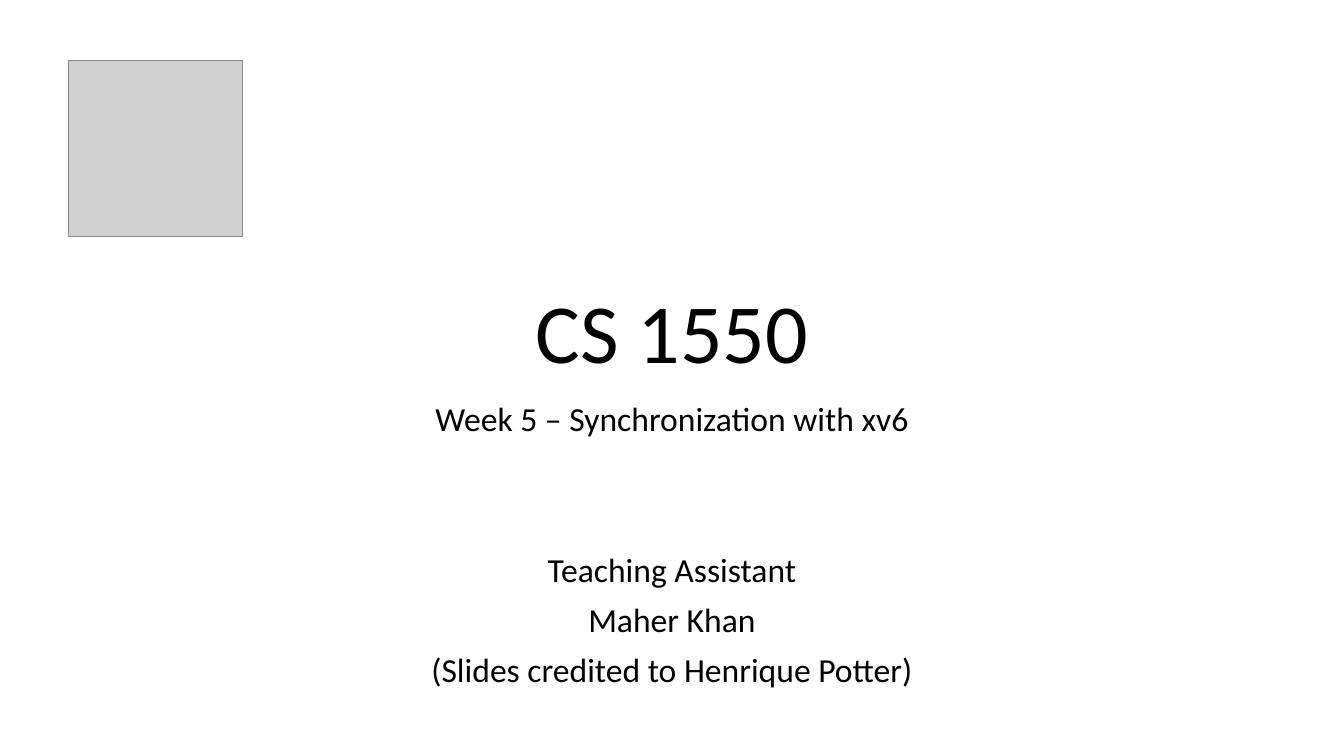
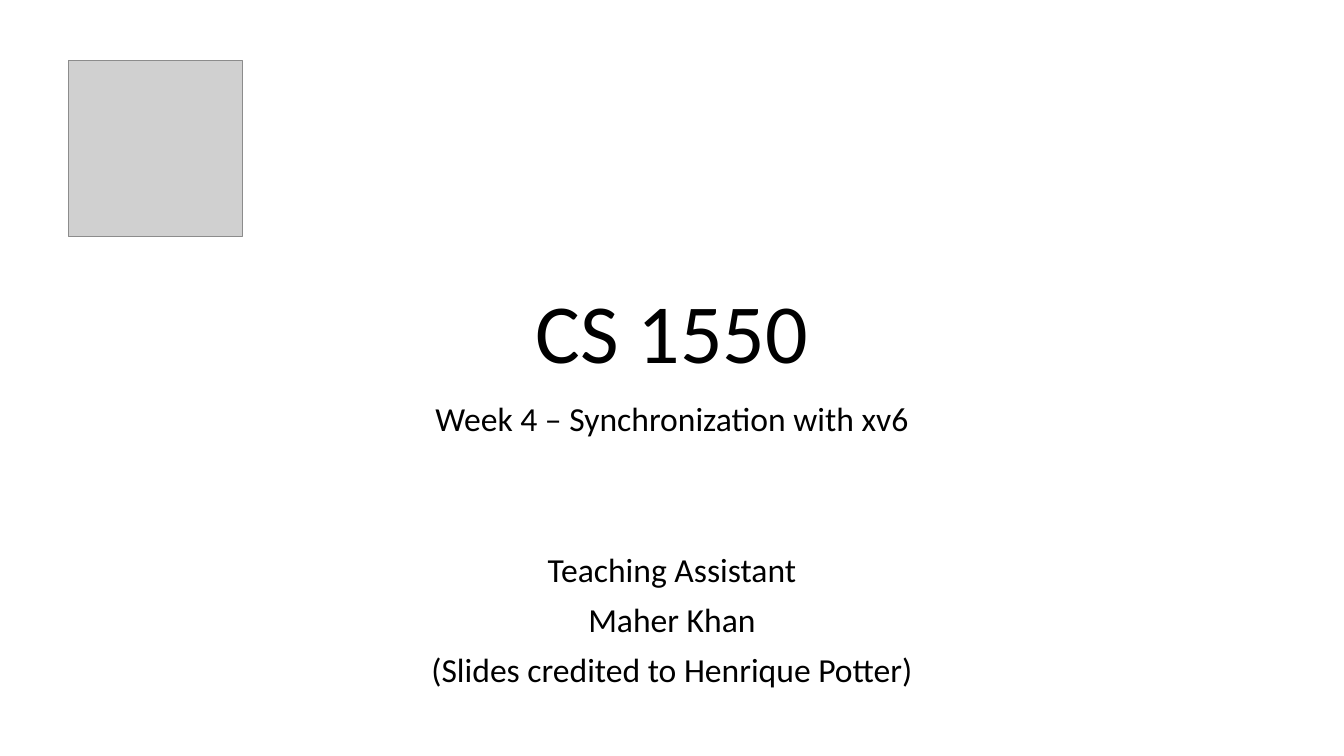
Before and after one commit to maher460/Pitt_CS1550_recitation_materials, a slide deck: slide 1 of week4/CS1550_week_4_lab2_part1.pptx. Drawn at 1344x756 pixels with LibreOffice and Linux fonts; fonts in the diff are those of the drawing; grey boxes stand for pictures. Boxes give left, top, right and bottom in pixels: in the first picture for what was removed or moved away, otherwise in the second. Text is boxed around its words. In the diff, an @@ line names an element or a change of style, - is before the commit and + after.

Commit message:
uploading week 5 slides

```diff
--- a/week4/CS1550_week_4_lab2_part1.pptx
+++ b/week4/CS1550_week_4_lab2_part1.pptx
@@ subtitle at box(435, 407, 909, 437): text changed @@
-Week 5 – Synchronization with xv6
+Week 4 – Synchronization with xv6
```
Also in this commit, not shown: 1 other slide changed, 2 other files.
